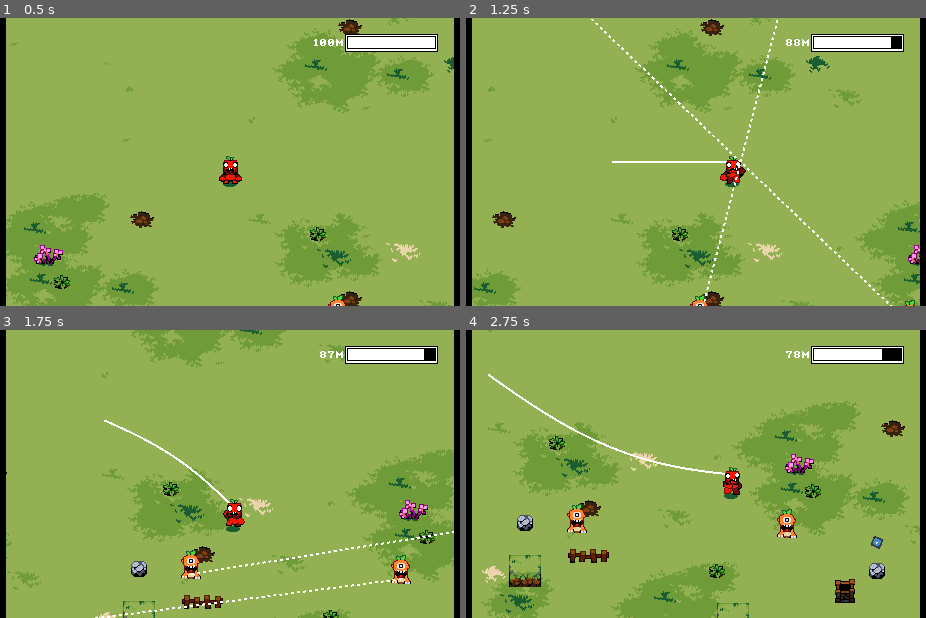
Above: before the commit, frames 1-4 (two rows, left to right).
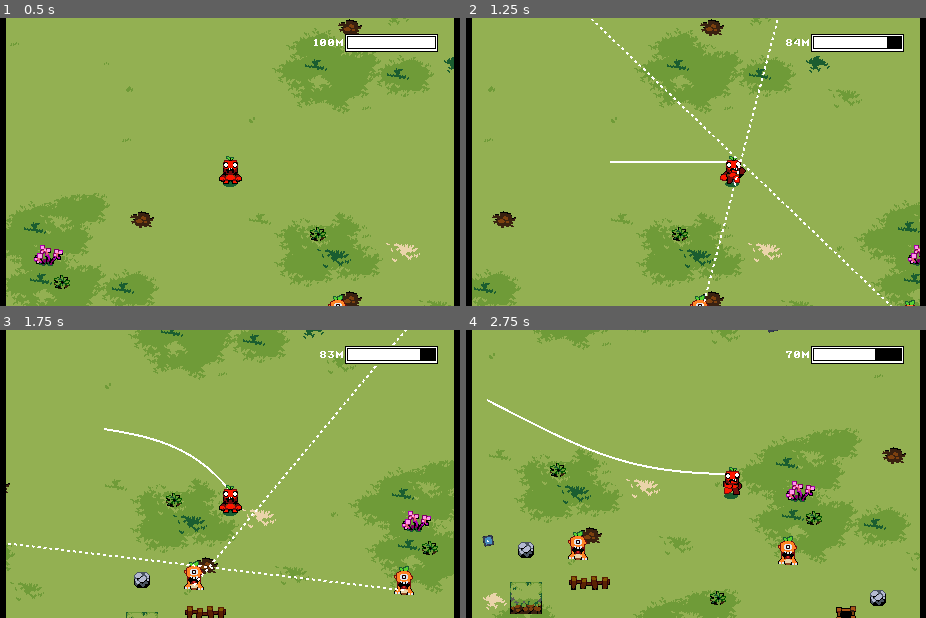
Above: after the commit, the same moments.

Repository: elementary-luke/GMTK2025
Game: Godot game, scene res://scenes/main.tscn
Same seed, same stepped clock (60 frames per second), same inputs: the game is played once before the commit and once after it. The engine's default icon, where the game draws it, is replaced by a stand-in: a white triangle on a blue panel in a dark square.
Inputs:
- Up to frame 1 (0.5 s): no input
- Up to frame 2 (1.25 s): tap Enter at 0.5 s; hold Right (right) from 0.53 s (still down); tap Space (main_action) at 0.6 s
- Up to frame 3 (1.75 s): release Right (right) at 1.28 s; hold Down (down) from 1.28 s (still down); tap Space (main_action) at 1.35 s
- Up to frame 4 (2.75 s): release Down (down) at 2.03 s; hold Right (right) from 2.03 s (still down); tap Space (main_action) at 2.1 s

Frame 1 is identical in both runs. In frame 2, less than 0.1% of the frame differs, in the area x 31-93%, y 6-51%; in frame 3, 13%; in frame 4, 22%, in the area x 3-99%, y 0-100%.

Commit message:
rope slightly more efficient

Diff:
--- a/rope.gd
+++ b/rope.gd
@@ -1,6 +1,6 @@
 extends Node2D
 var segments = []
-var seg_len = 15.0
+var seg_len = 10.0
 var start_nsegments = 10
 var start_pos = Vector2(0.0, 0.0)
 var segments_in_loop = 10
@@ -80,11 +80,13 @@
 	if Global.Player.moving:
 		for i in range(0, rope_phy_iterations):
 			apply_distance_constraints()
-			resolve_collisions()
+			if i % 5 == 0:
+				resolve_collisions()
 
 		for i in range(0, rope_phy_iterations):
 			apply_smoothing_constraints()
-			resolve_collisions()
+			if i % 5 == 0:
+				resolve_collisions()
 
 	resolve_collisions()
 
